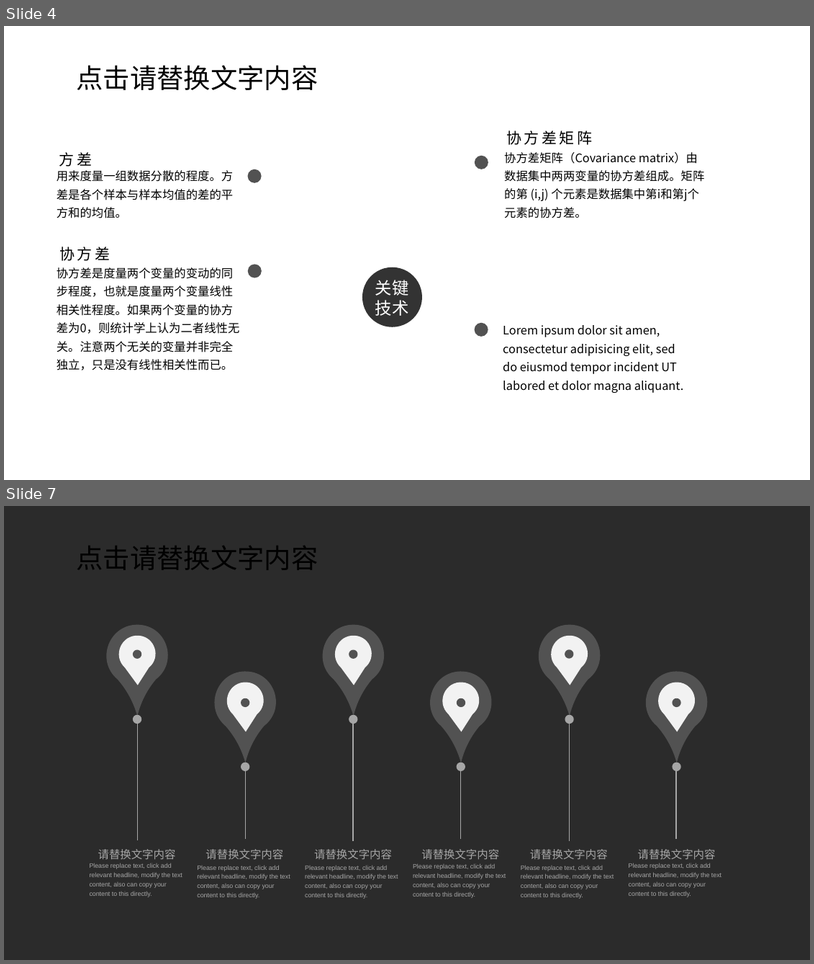
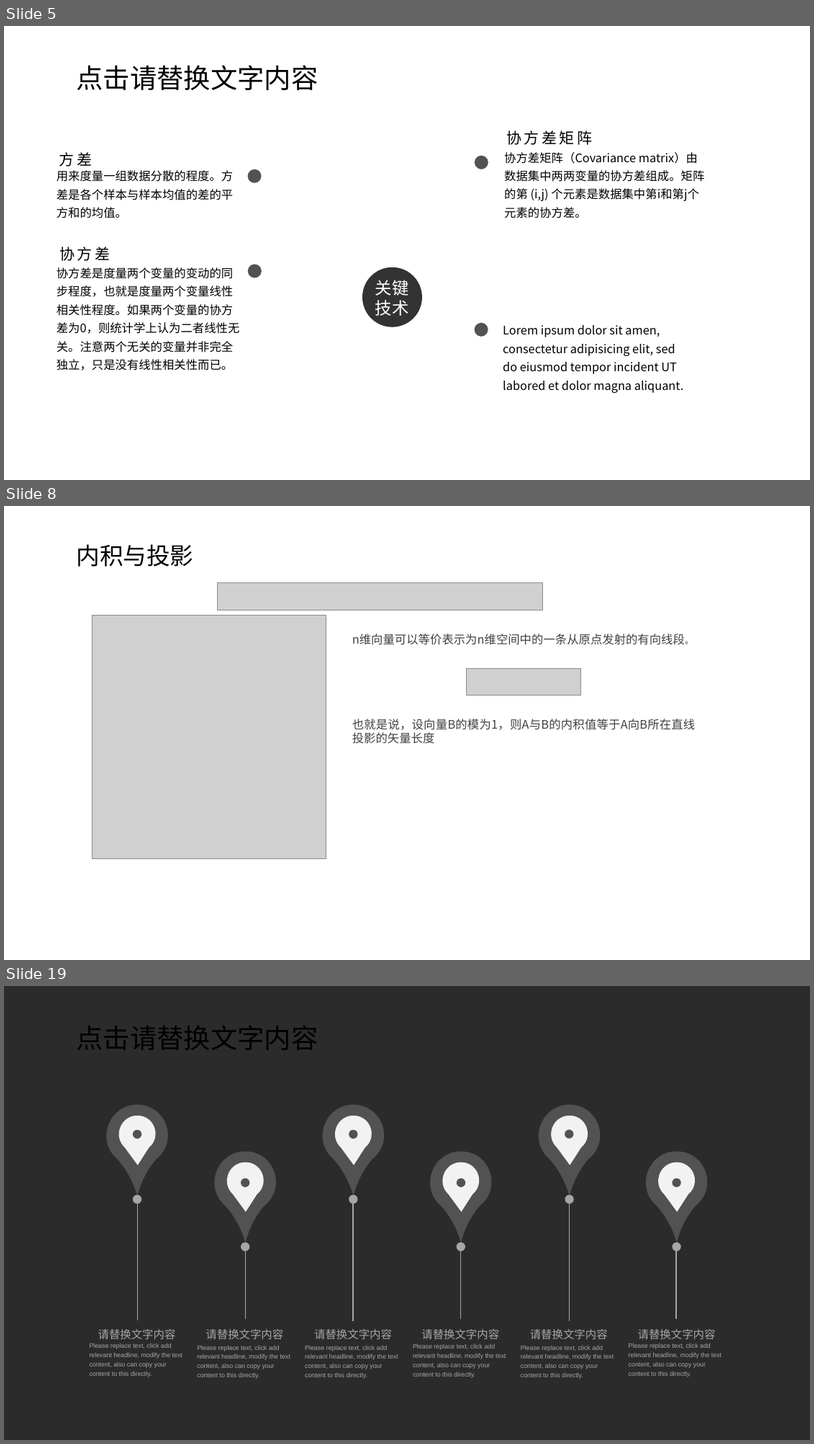
Before and after one commit to DarkDisasters/AnimationTransition, a slide deck: PCATEST/What is PCA.pptx. Shown one above the other, each under a label of ours: slides 4 and 7 before the commit, slides 5, 8 and 19 after it; the slides between them are not shown. The pictures are 814x964 and 814x1444 pixels, drawn with LibreOffice and Linux fonts; fonts in the diff are those of the drawing; grey boxes stand for pictures; background and template pictures are left out; a plain dark background stands for a picture behind light text. Boxes give left, top, right and bottom in pixels: in the first picture for what was removed or moved away, otherwise in the second. Text is boxed around its words. In the diff, an @@ line names an element or a change of style, - is before the commit and + after.

```diff
--- a/PCATEST/What is PCA.pptx
+++ b/PCATEST/What is PCA.pptx
@@ slide 8 added at <box>4,506,810,960</box>, background picture (left out) @@
@@ text added at <box>77,544,194,566</box>, 28 pt, text #000000 @@
+内积与投影
@@ picture added at <box>218,583,543,610</box> @@
@@ picture added at <box>92,615,326,858</box> @@
@@ text added at <box>352,633,694,645</box>, 14 pt, text #404040 @@
+n维向量可以等价表示为n维空间中的一条从原点发射的有向线段。
@@ picture added at <box>467,669,581,695</box> @@
@@ text added at <box>352,718,695,730</box>, 14 pt, text #404040 @@
+也就是说，设向量B的模为1，则A与B的内积值等于A向B所在直线投影的矢量长度
@@ what was slide 4 is now slide 5 @@
@@ what was slide 7 is now slide 19 @@
```
Also in this commit, not shown: 3 slides changed, 11 other slides added, 17 other files.
